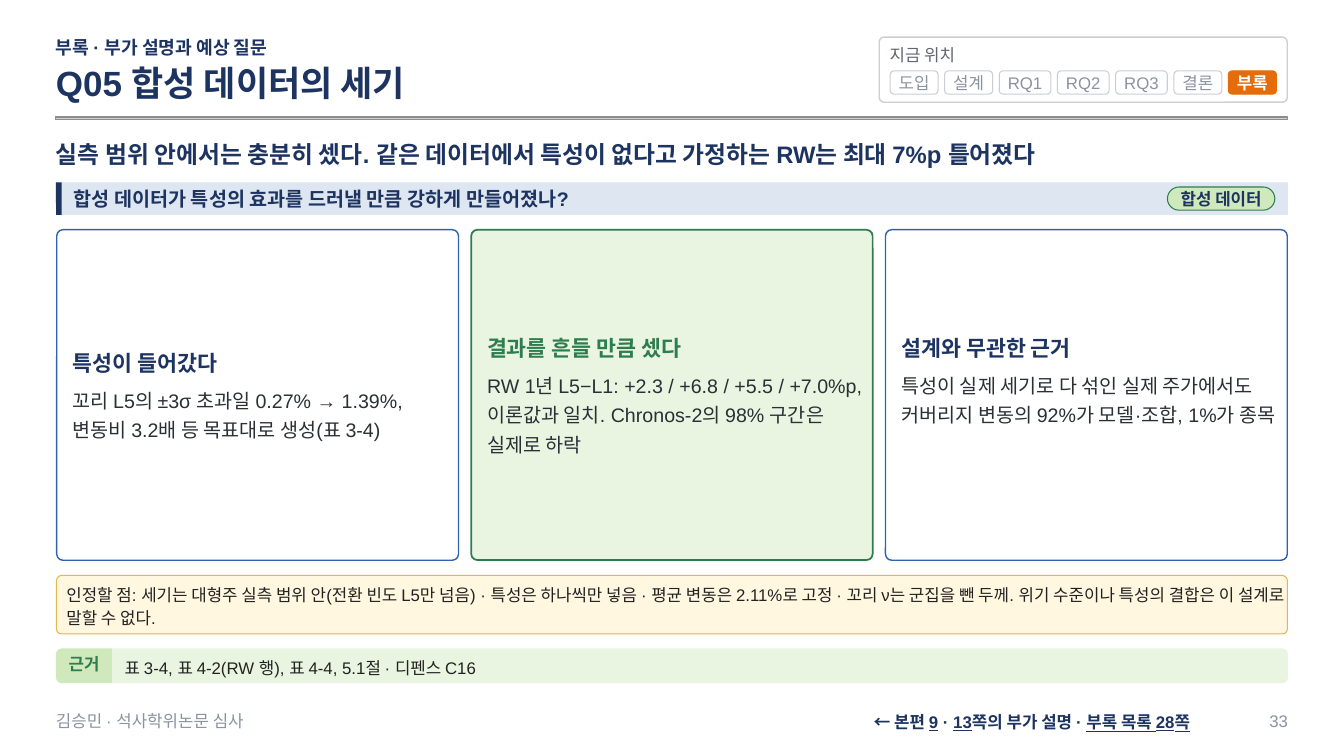
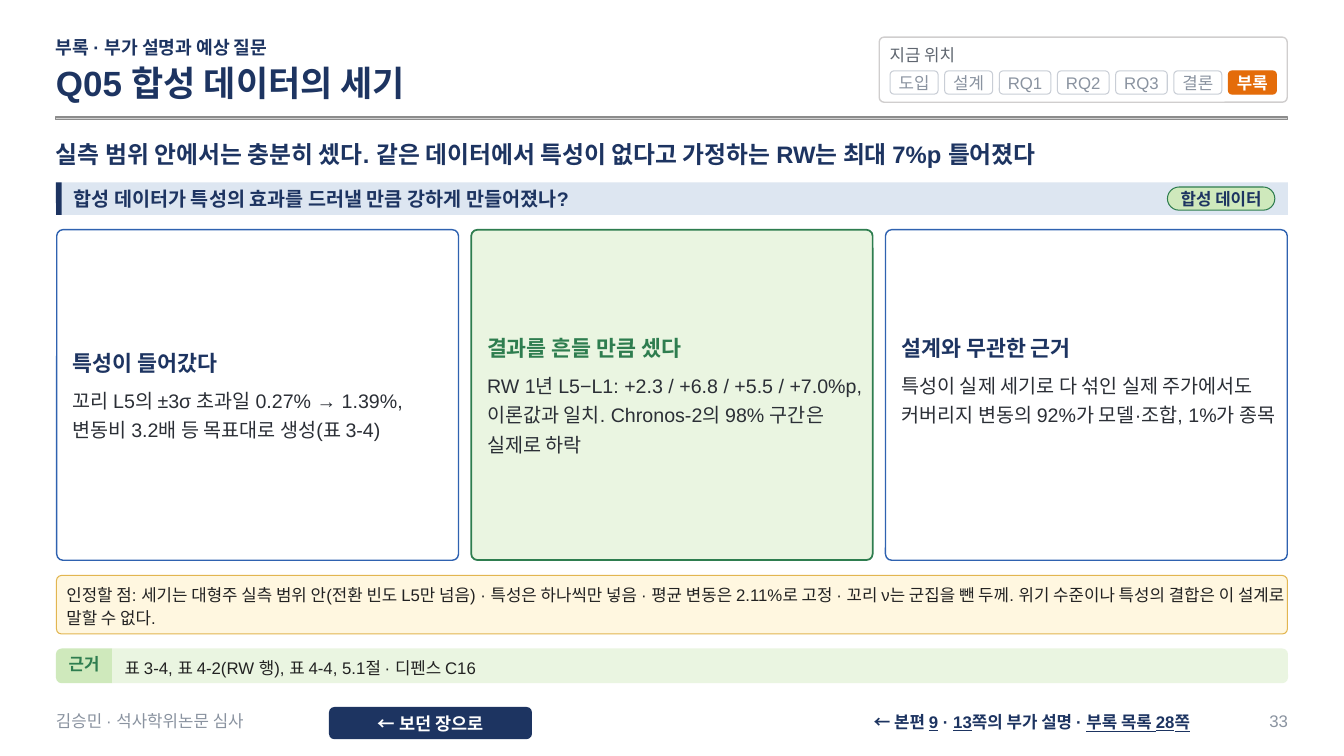
Before and after one commit to sapzzil/Master-thesis, a slide deck: slide 33 of 05_논문작성/석사학위논문 심사 발표.pptx. Drawn at 1344x756 pixels with LibreOffice and Linux fonts; fonts in the diff are those of the drawing; grey boxes stand for pictures. Boxes give left, top, right and bottom in pixels: in the first picture for what was removed or moved away, otherwise in the second. Text is boxed around its words. In the diff, an @@ line names an element or a change of style, - is before the commit and + after.

```diff
--- a/05_논문작성/석사학위논문 심사 발표.pptx
+++ b/05_논문작성/석사학위논문 심사 발표.pptx
@@ rounded rectangle added at (329, 707, 531, 739), fill #1D3461, 12.5 pt, text #FFFFFF, bold @@
+← 보던 장으로
```
Also in this commit, not shown: 15 other slides changed, 3 other files.
